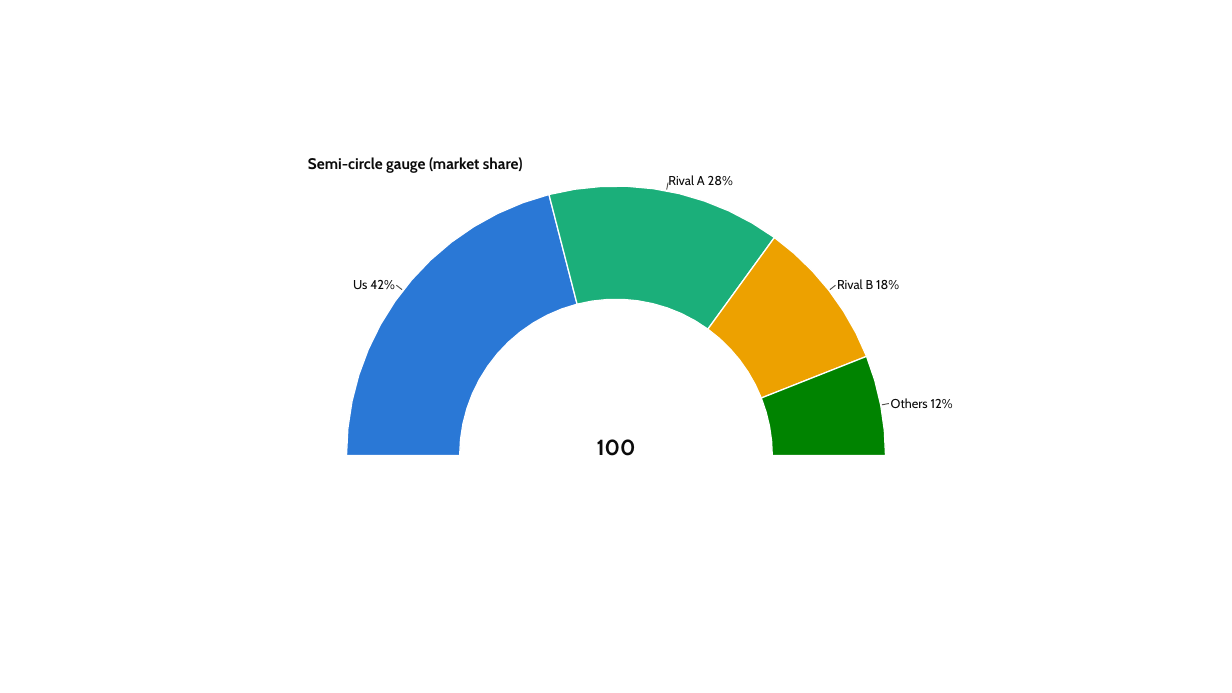
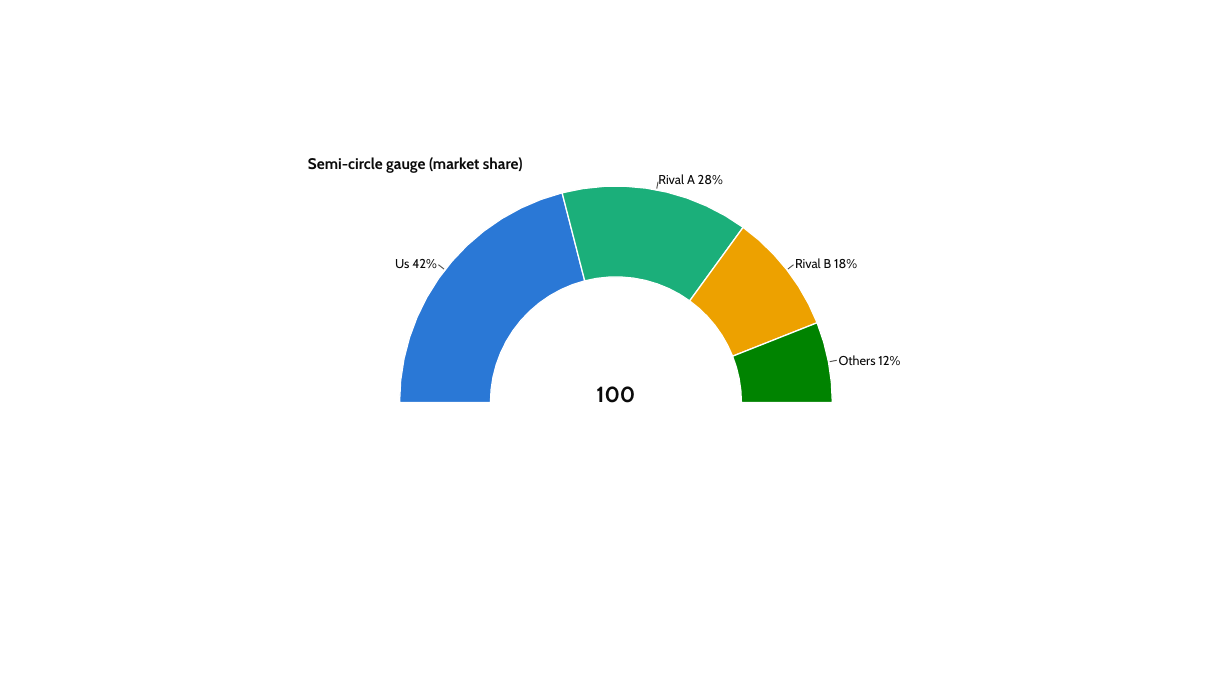
Before and after one commit to dannbleeker/PowerChart, a slide deck: slide 96 of examples/showcase.pptx. Drawn at 1232x693 pixels with LibreOffice and Linux fonts; fonts in the diff are those of the drawing. Boxes give left, top, right and bottom in pixels: in the first picture for what was removed or moved away, otherwise in the second. Text is boxed around its words. In the diff, an @@ line names an element or a change of style, - is before the commit and + after.

```diff
--- a/examples/showcase.pptx
+++ b/examples/showcase.pptx
@@ text "Rival A 28%" moved from (x1=668, y1=175, x2=733, y2=185) to (x1=658, y1=174, x2=723, y2=184) @@
@@ freeform shape resized from (x1=347, y1=186, x2=885, y2=693) to (x1=399, y1=186, x2=832, y2=618) @@
@@ freeform shape resized from (x1=347, y1=186, x2=885, y2=693) to (x1=399, y1=186, x2=832, y2=618) @@
@@ freeform shape resized from (x1=347, y1=186, x2=885, y2=693) to (x1=399, y1=186, x2=832, y2=618) @@
@@ freeform shape resized from (x1=347, y1=186, x2=885, y2=693) to (x1=399, y1=186, x2=832, y2=618) @@
@@ line moved from (667, 189) - (668, 183) to (657, 189) - (658, 182) @@
@@ text "Us 42%" moved from (x1=353, y1=280, x2=395, y2=289) to (x1=395, y1=259, x2=437, y2=268) @@
@@ line moved from (396, 286) - (402, 289) to (438, 265) - (445, 269) @@
@@ line moved from (830, 289) - (836, 286) to (788, 269) - (794, 265) @@
@@ text "Rival B 18%" moved from (x1=837, y1=279, x2=899, y2=289) to (x1=795, y1=258, x2=857, y2=268) @@
@@ text "Others 12%" moved from (x1=891, y1=398, x2=953, y2=408) to (x1=839, y1=355, x2=900, y2=365) @@
@@ text "100" moved from (x1=597, y1=439, x2=636, y2=456) to (x1=596, y1=386, x2=635, y2=403) @@
@@ line moved from (883, 405) - (889, 404) to (830, 361) - (837, 360) @@
```
Also in this commit, not shown: 2 other files.
